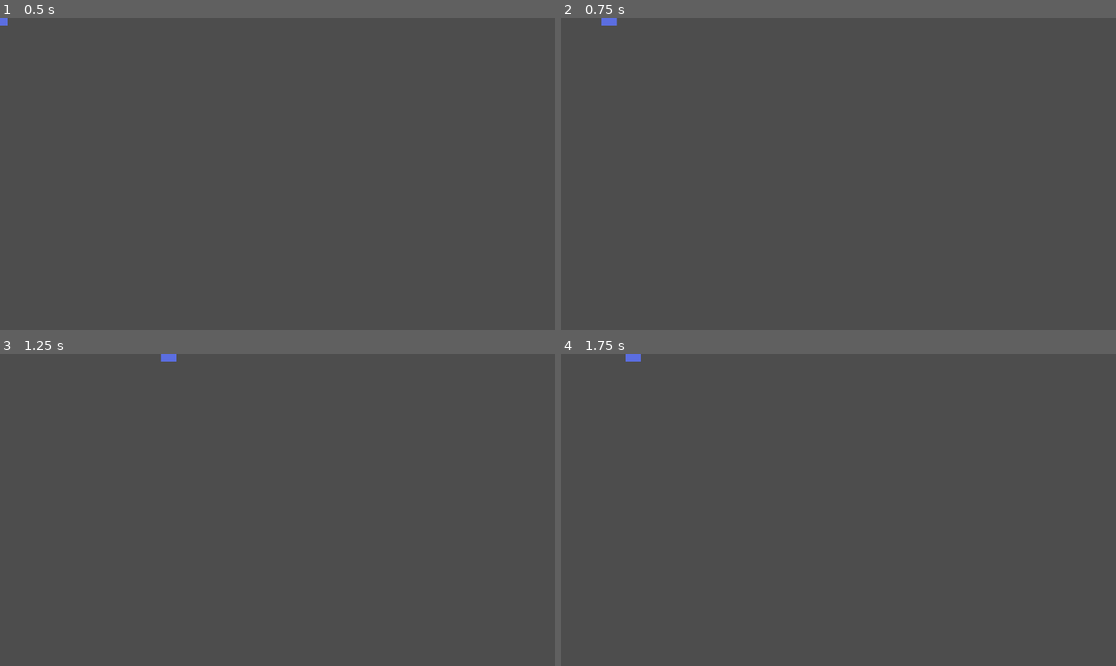
Above: before the commit, frames 1-4 (two rows, left to right).
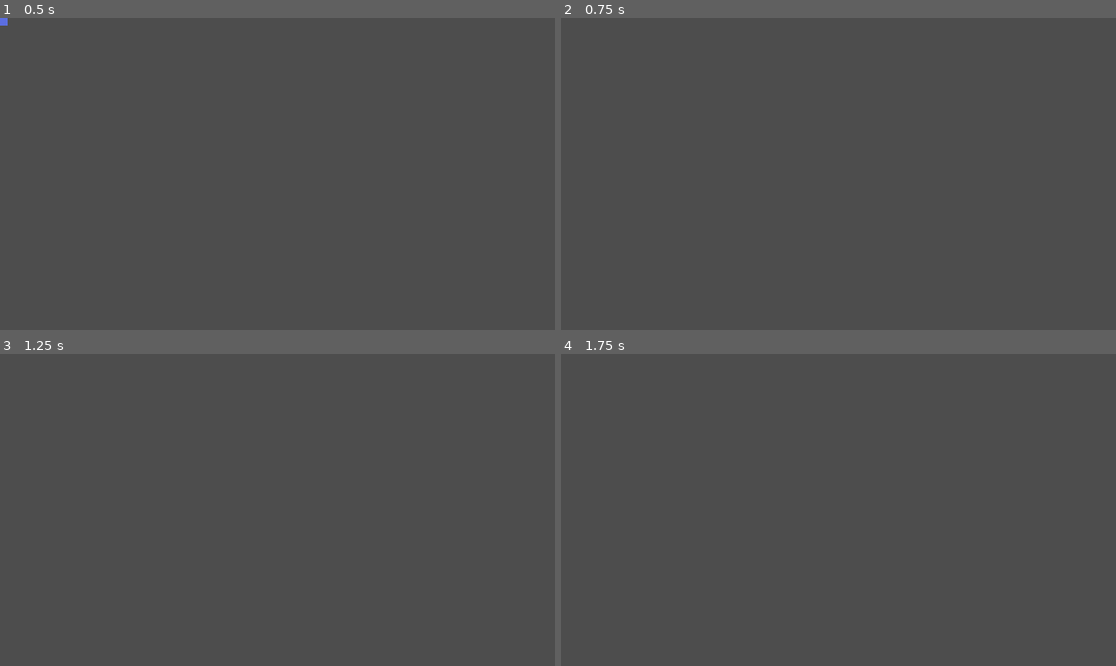
Above: after the commit, the same moments.

Repository: GoldenAppler-eng/Psyches-Dungeon
Game: Godot game, scene res://prefabs/test_world.tscn
Same seed, same stepped clock (60 frames per second), same inputs: the game is played once before the commit and once after it. This scene is started directly instead of the project's main scene.
Inputs:
- Up to frame 1 (0.5 s): no input
- Up to frame 2 (0.75 s): tap Enter at 0.5 s; hold A (move_right, bound only before the commit) from 0.53 s (still down); tap Space (attack) at 0.6 s
- Up to frame 3 (1.25 s): keep holding A (move_right, bound only before the commit)
- Up to frame 4 (1.75 s): release A (move_right, bound only before the commit) at 1.28 s; hold D (move_down, bound only after the commit) from 1.28 s (still down); tap E (open_chest) at 1.35 s

Frame 1 is identical in both runs. In frame 2, less than 0.1% of the frame differs, in the area x 7-11%, y 0-3%; in frame 3, less than 0.1%; in frame 4, less than 0.1%.

Commit message:
Added shift control effect

Diff:
--- /dev/null
+++ b/prefabs/components/shift_controls_component.tscn
@@ -0,0 +1,13 @@
+[gd_scene load_steps=2 format=3 uid="uid://bnib6gsssdca5"]
+
+[ext_resource type="Script" path="res://scripts/components/shift_controls_component.gd" id="1_guqmx"]
+
+[node name="shift_controls_component" type="Node2D"]
+script = ExtResource("1_guqmx")
+
+[node name="DestroyTimer" type="Timer" parent="."]
+unique_name_in_owner = true
+wait_time = 10.0
+autostart = true
+
+[connection signal="timeout" from="DestroyTimer" to="." method="_on_destroy_timer_timeout"]
--- a/prefabs/effect_resolution_handler.tscn
+++ b/prefabs/effect_resolution_handler.tscn
@@ -1,8 +1,8 @@
 [gd_scene load_steps=3 format=3 uid="uid://bh85bemgdn78m"]
 
 [ext_resource type="Script" path="res://scripts/effect_resolution_handler.gd" id="1_hwya8"]
-[ext_resource type="Resource" uid="uid://drnk23f2sqo7i" path="res://resources/effects/invert_controls.tres" id="2_7l4vs"]
+[ext_resource type="Resource" uid="uid://c1q7jgka7p1hs" path="res://resources/effects/shift_controls.tres" id="2_qxct1"]
 
 [node name="effect_resolution_handler" type="Node2D"]
 script = ExtResource("1_hwya8")
-effects_to_resolve = Array[Resource("res://scripts/WildEffect.gd")]([ExtResource("2_7l4vs")])
+effects_to_resolve = Array[Resource("res://scripts/WildEffect.gd")]([ExtResource("2_qxct1")])
--- a/resources/effects/shift_controls.tres
+++ b/resources/effects/shift_controls.tres
@@ -1,8 +1,10 @@
-[gd_resource type="Resource" script_class="WildEffect" load_steps=2 format=3 uid="uid://c1q7jgka7p1hs"]
+[gd_resource type="Resource" script_class="WildEffect" load_steps=3 format=3 uid="uid://c1q7jgka7p1hs"]
 
+[ext_resource type="Script" path="res://scripts/effects/shift_controls.gd" id="1_08eas"]
 [ext_resource type="Script" path="res://scripts/WildEffect.gd" id="1_aqnpk"]
 
 [resource]
 script = ExtResource("1_aqnpk")
 effect_type = 1
 effect_name = "Shift Controls"
+action_script = ExtResource("1_08eas")
--- /dev/null
+++ b/scripts/components/shift_controls_component.gd
@@ -0,0 +1,66 @@
+extends Node2D
+
+@onready var destroy_timer : Timer = $%DestroyTimer
+
+var shift_dict : Dictionary = {
+	"move_up" : "move_left",
+	"move_right" : "move_up",
+	"move_down" : "move_right",
+	"move_left" : "move_down"
+}
+
+var unshift_dict : Dictionary = {
+	"move_left" : "move_up",
+	"move_down" : "move_left",
+	"move_right" : "move_down",
+	"move_up" : "move_right"
+}
+
+func _ready() -> void:
+	_shift_controls()
+
+func _on_destroy_timer_timeout() -> void:
+	_unshift_controls()
+	queue_free.call_deferred()
+
+func _shift_controls() -> void:
+	var prev_events : Array[InputEvent]
+
+	for action : String in shift_dict.keys():
+		if prev_events.is_empty():
+			prev_events = InputMap.action_get_events(action)
+
+			InputMap.action_erase_events(action)
+
+			for event in InputMap.action_get_events(shift_dict[action]):
+				InputMap.action_add_event(action, event)
+		else:
+			var tmp_events : Array[InputEvent] = InputMap.action_get_events(action)
+
+			InputMap.action_erase_events(action)
+
+			for event in prev_events:
+				InputMap.action_add_event(action, event)
+
+			prev_events = tmp_events
+
+func _unshift_controls() -> void:
+	var prev_events : Array[InputEvent]
+
+	for action : String in unshift_dict.keys():
+		if prev_events.is_empty():
+			prev_events = InputMap.action_get_events(action)
+
+			InputMap.action_erase_events(action)
+
+			for event in InputMap.action_get_events(unshift_dict[action]):
+				InputMap.action_add_event(action, event)
+		else:
+			var tmp_events : Array[InputEvent] = InputMap.action_get_events(action)
+
+			InputMap.action_erase_events(action)
+
+			for event in prev_events:
+				InputMap.action_add_event(action, event)
+
+			prev_events = tmp_events
--- /dev/null
+++ b/scripts/effects/shift_controls.gd
@@ -0,0 +1,8 @@
+extends Node
+
+var shift_controls_component_prefab : PackedScene = load("res://prefabs/components/shift_controls_component.tscn")
+
+func _init() -> void:
+	var component : Node = shift_controls_component_prefab.instantiate()
+	Global.global_player.add_child.call_deferred(component)
+	queue_free.call_deferred()
